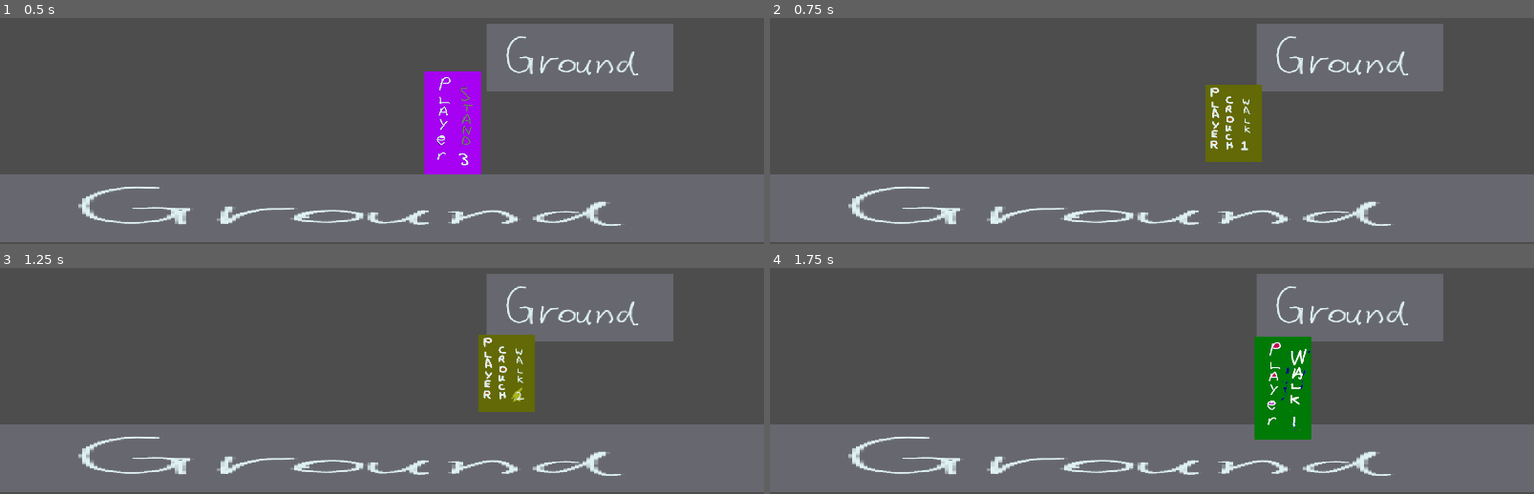
Above: before the commit, frames 1-4 (two rows, left to right).
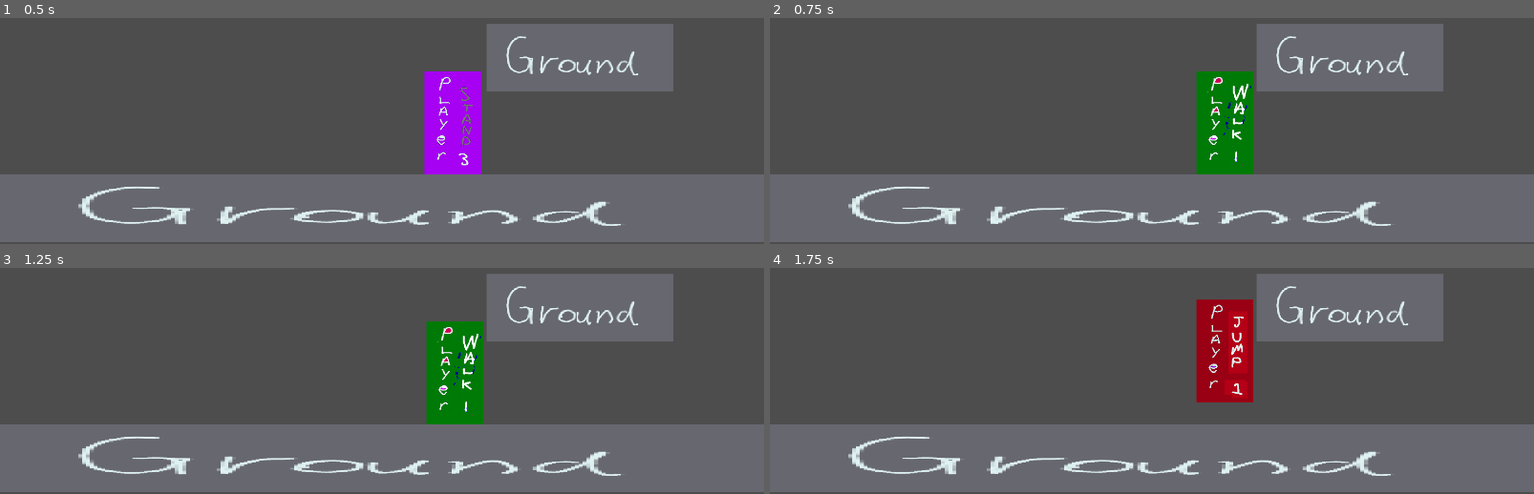
Above: after the commit, the same moments.

Repository: haruo-gabriel/portal2d
Game: Godot game, scene res://Scenes/Main/main.tscn
Two runs of this game, one before a commit and one after it. Both use one fixed random seed, a clock stepped at 60 frames per second and the inputs below.
Inputs:
- Up to frame 1 (0.5 s): no input
- Up to frame 2 (0.75 s): hold D (move_right) from 0.53 s (still down); hold Shift (crouch) from 0.53 s (still down)
- Up to frame 3 (1.25 s): keep holding D (move_right); keep holding Shift (crouch); tap Space (jump) at 0.77 s
- Up to frame 4 (1.75 s): keep holding D (move_right); release Shift (crouch) at 1.28 s; tap Shift (crouch) at 1.35 s; tap Space (jump) at 1.52 s

Frame 1 is identical in both runs. In frame 2, 3.8% of the frame differs, in the area x 55-65%, y 23-70%; in frame 3, 5.7%; in frame 4, 6.8%, in the area x 55-71%, y 13-76%.

Commit message:
Adding crouch and uncrouch functions
it's broken btw, just having a commit to mark the creation of the functions

Diff:
--- a/godot project/Scripts/Player/Player.gd
+++ b/godot project/Scripts/Player/Player.gd
@@ -88,6 +88,20 @@
 	main_hitbox.disabled = is_crouching
 	crouched_hitbox.disabled = not is_crouching
 
+func crouch() -> void:
+
+	main_hitbox.disabled = true
+	crouched_hitbox.disabled = false
+
+	is_crouching = true
+
+func uncrouch() -> void:
+
+	main_hitbox.disabled = false
+	crouched_hitbox.disabled = true
+
+	is_crouching = false
+
 func jump() -> void:
 
 	velocity.y = JUMP_VELOCITY
@@ -159,7 +173,12 @@
 func _physics_process(delta: float) -> void:
 
 	direction = Input.get_axis("move_left", "move_right")
-	is_crouching = Input.is_action_pressed("crouch")
+	var try_crouch = Input.is_action_pressed("crouch")
+
+	if try_crouch and not is_crouching:
+		crouch()
+	else:
+		uncrouch()
 
 	move(delta)
 
